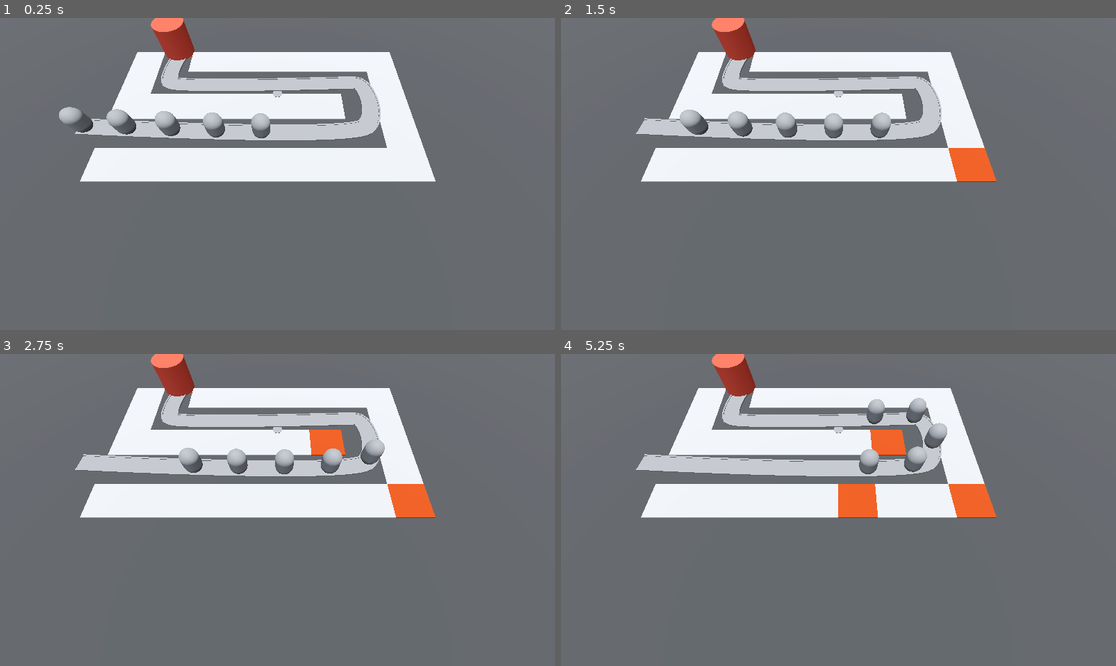
Above: before the commit, frames 1-4 (two rows, left to right).
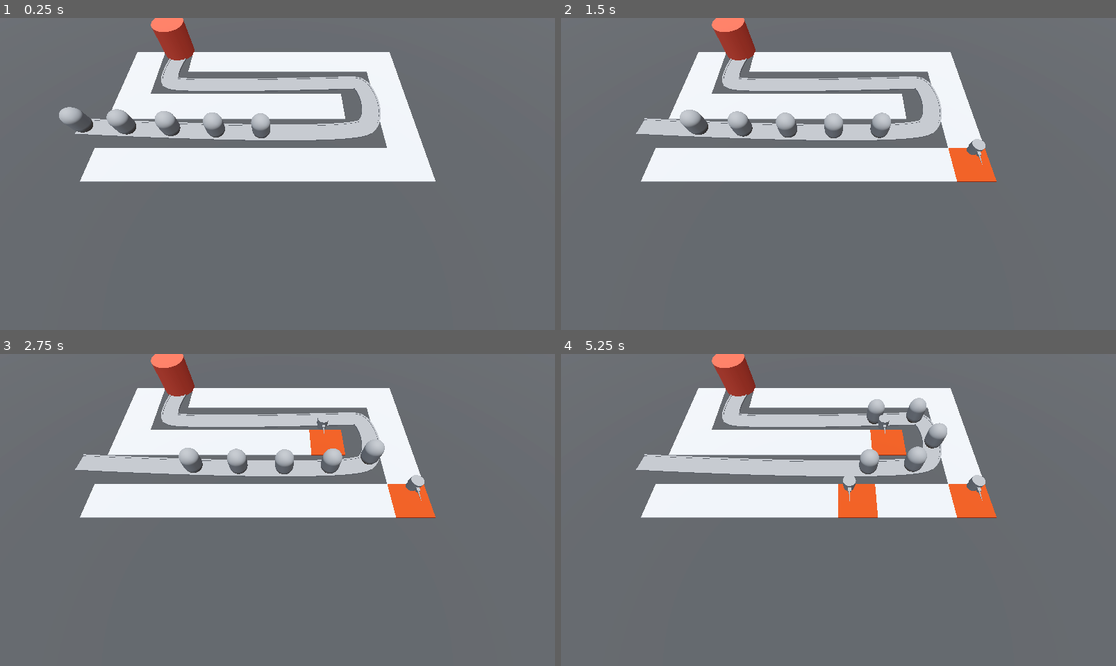
Above: after the commit, the same moments.

Repository: AlexanderMendivil/barbarian_blaster
Game: Godot game, scene res://BaseLevel.tscn
The game is run twice, just before and just after one commit, with the same random seed, the same clock (stepped at 60 frames per second) and the same inputs.
Inputs (mouse positions are in pixels of both pictures, inside the frame that each line leads up to):
- Up to frame 1 (0.25 s): no input
- Up to frame 2 (1.5 s): move the mouse to (960, 158) at 0.52 s; click (960, 158) at 0.6 s; move the mouse to (727, 189) at 1.27 s; click (727, 189) at 1.35 s
- Up to frame 3 (2.75 s): move the mouse to (333, 441) at 2.02 s; click (333, 441) at 2.1 s
- Up to frame 4 (5.25 s): move the mouse to (810, 572) at 2.77 s; click (810, 572) at 2.85 s; move the mouse to (1005, 556) at 3.52 s; click (1005, 556) at 3.6 s; move the mouse to (672, 463) at 4.27 s; click (672, 463) at 4.35 s; move the mouse to (866, 510) at 5.02 s; click (866, 510) at 5.1 s

The runs differ from the first frame. In frame 1, less than 0.1% of the frame differs, in the area x 49-51%, y 23-26%; in frame 2, 0.2%; in frame 3, 0.2%; in frame 4, 0.3%, in the area x 49-77%, y 19-48%.

Commit message:
Add turret to scene

Diff:
--- a/BaseLevel.tscn
+++ b/BaseLevel.tscn
@@ -50,7 +50,8 @@
 [node name="DirectionalLight3D" type="DirectionalLight3D" parent="."]
 transform = Transform3D(1, 0, 0, 0, 0.0326842, 0.999466, 0, -0.999466, 0.0326842, -57.7587, 16.7389, 0)
 
-[node name="RayPickerCamera" parent="." instance=ExtResource("2_v40uh")]
+[node name="RayPickerCamera" parent="." node_paths=PackedStringArray("turret_manager") instance=ExtResource("2_v40uh")]
+turret_manager = NodePath("../TurretManager")
 
 [node name="Path3D" type="Path3D" parent="."]
 transform = Transform3D(1, 0, 0, 0, 1, 0, 0, 0, 1, -5.96046e-08, 1, -0.2)
--- a/RayPickerCamera/ray_picker_camera.gd
+++ b/RayPickerCamera/ray_picker_camera.gd
@@ -1,6 +1,7 @@
 extends Camera3D
 
 @onready var ray_cast_3d: RayCast3D = $RayCast3D
+@export  var turret_manager: Node3D
 
 func _process(_delta: float) -> void:
 	var mouse_position:Vector2 = get_viewport().get_mouse_position()
@@ -17,5 +18,6 @@
 			var cell = collider.local_to_map(collision_point)
 			if  collider.get_cell_item(cell) == 0:
 				collider.set_cell_item(cell, 1)
+				turret_manager.build_turret(collider.map_to_local(cell))
 	else:
 		Input.set_default_cursor_shape(Input.CURSOR_ARROW)
--- a/TurretManager.gd
+++ b/TurretManager.gd
@@ -1,13 +1,11 @@
 extends Node3D
 
 @export var turret: PackedScene
-# Called when the node enters the scene tree for the first time.
-func _ready():
+
+func _process(delta):
+	pass
+
+func build_turret(turret_position: Vector3) -> void:
 	var new_turret = turret.instantiate()
 	add_child(new_turret)
-	pass # Replace with function body.
-
-
-# Called every frame. 'delta' is the elapsed time since the previous frame.
-func _process(delta):
-	pass
+	new_turret.global_position = turret_position
--- a/turret/turret.tscn
+++ b/turret/turret.tscn
@@ -19,7 +19,7 @@
 [node name="Turret" type="Node3D"]
 
 [node name="TurretBase" type="MeshInstance3D" parent="."]
-transform = Transform3D(1, 0, 0, 0, 1, 0, 0, 0, 1, 0, 0.5, 0)
+transform = Transform3D(1, 0, 0, 0, 1, 0, 0, 0, 1, 0, 2.5, 0)
 mesh = SubResource("CylinderMesh_2ibtt")
 
 [node name="TurretTop" type="MeshInstance3D" parent="TurretBase"]
Not shown: 4 places in MeshLibraries/SpaceLibrary.tres that only renumber resources
